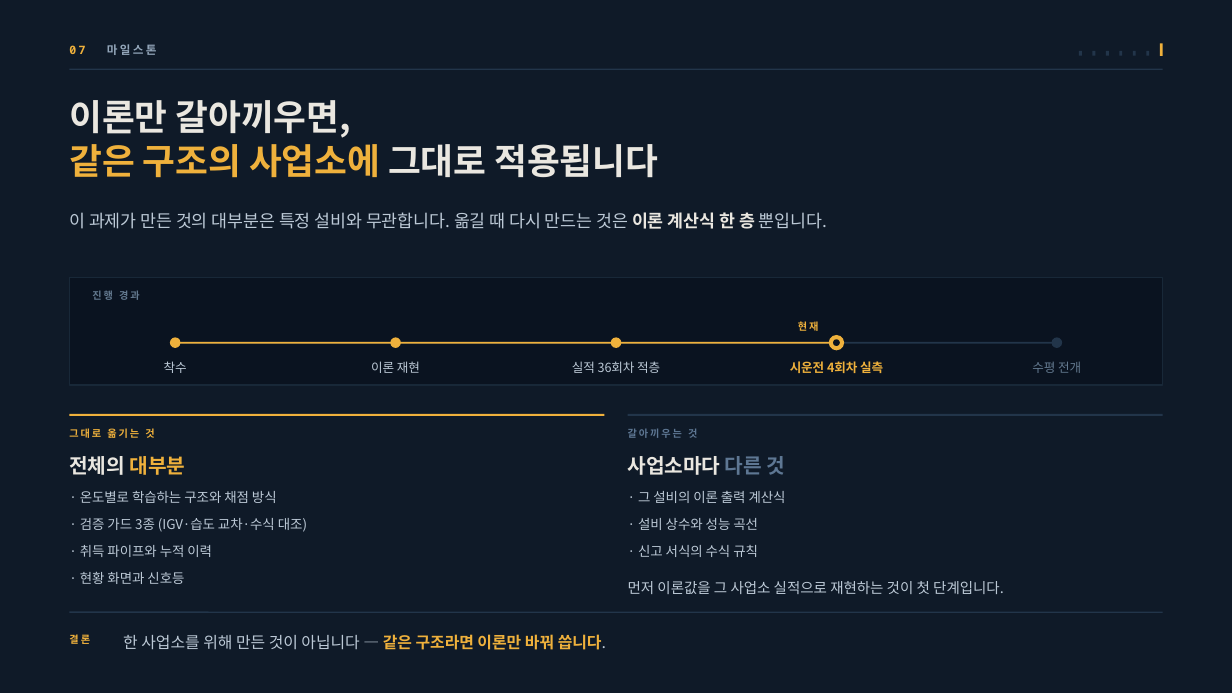
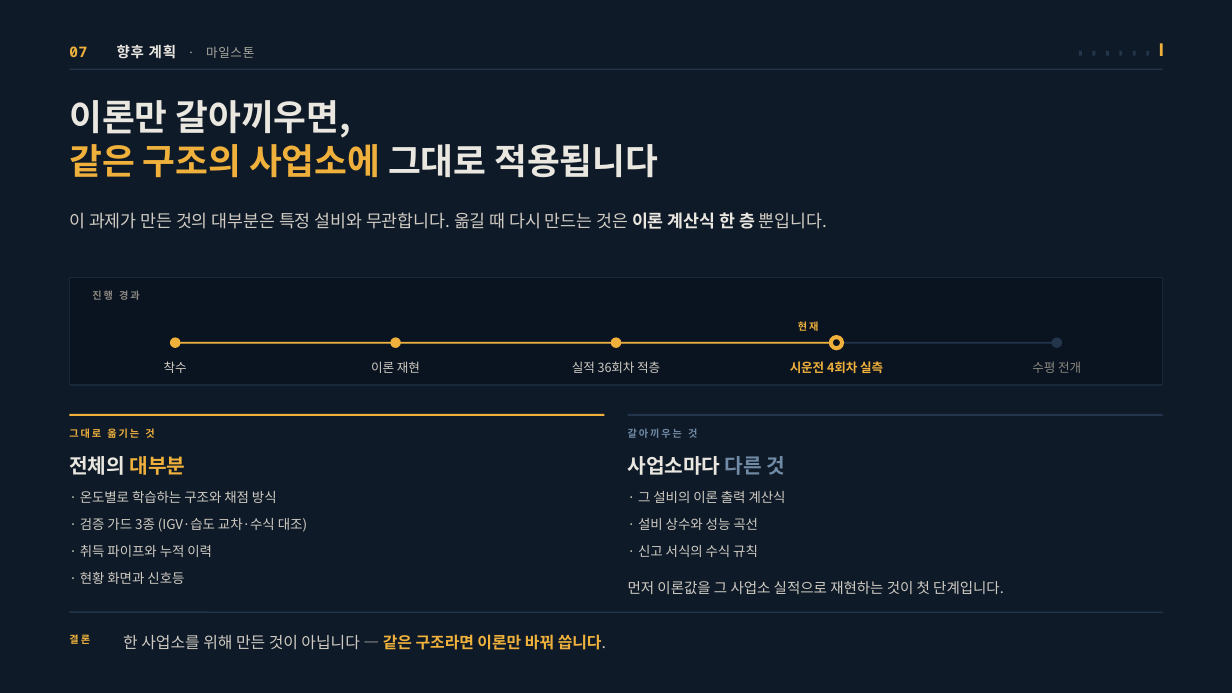
Before and after one commit to jooh-ai/Narae-AI, a slide deck: slide 16 of docs/ppt/위례_공급가능용량_최종발표.pptx (slide 15 before the commit). Drawn at 1232x693 pixels with LibreOffice and Linux fonts; fonts in the diff are those of the drawing. Boxes give left, top, right and bottom in pixels: in the first picture for what was removed or moved away, otherwise in the second. Text is boxed around its words. In the diff, an @@ line names an element or a change of style, - is before the commit and + after.

```diff
--- a/docs/ppt/위례_공급가능용량_최종발표.pptx
+++ b/docs/ppt/위례_공급가능용량_최종발표.pptx
@@ text at bbox=[69, 44, 254, 59]: text changed; size 9 to 11.2 pt; font Noto Sans Mono to Noto Sans CJK KR; text colour #93A6BA to #A9A79F @@
-07 마일스톤
+07 향후 계획 · 마일스톤
@@ text "이 과제가 만든 것의 대부분은 ..." at bbox=[69, 212, 827, 229]: text colour #BCC9D6 to #CFCBC2 in "이 과제가 만든 것의 대부분은 특정 설비와 ..." @@
@@ text "진행 경과" at bbox=[92, 290, 140, 300]: text colour #63798F to #8A8880 @@
@@ text "수평 전개" at bbox=[1032, 361, 1081, 373]: text colour #63798F to #8A8880 @@
@@ text "갈아끼우는 것" at bbox=[628, 428, 697, 438]: text colour #5E7793 to #718BA6 @@
@@ text "사업소마다 다른 것" at bbox=[628, 456, 786, 475]: text colour #5E7793 to #718BA6 in "다른 것" @@
@@ text colour #BCC9D6 to #CFCBC2 in 11 elements at bbox=[164, 361, 187, 373], bbox=[371, 361, 420, 373], bbox=[572, 361, 660, 373], bbox=[80, 491, 277, 503], bbox=[80, 518, 307, 532], bbox=[80, 545, 212, 557], bbox=[80, 571, 184, 584], bbox=[638, 491, 786, 503], bbox=[638, 518, 758, 530], bbox=[638, 545, 758, 557], bbox=[628, 581, 1004, 594] @@
@@ text "한 사업소를 위해 만든 것이 ..." at bbox=[123, 634, 606, 650]: text colour #BCC9D6 to #CFCBC2 in "한 사업소를 위해 만든 것이 아닙니다 — ..." @@
```
Also in this commit, not shown: 14 other slides changed, 3 slides added, 1 other file.
